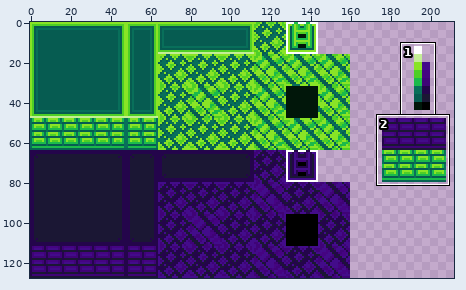
Two versions of one sprite sheet, GMTK Game Jam 2021/Assets/Artwork/TilesetV1.png. Above: a wide view before the commit, with the close-up outlined.
Close-up. Before the edit:
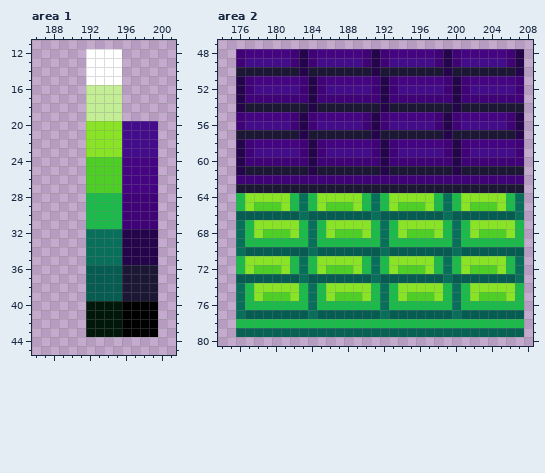
The file is 219x128 pixels. Shown: area 1: x 186..201, y 11..45; area 2: x 174..208, y 47..80. The wide view leaves out empty margins. The commit also changed other parts of the picture, which this record leaves out.
New version:
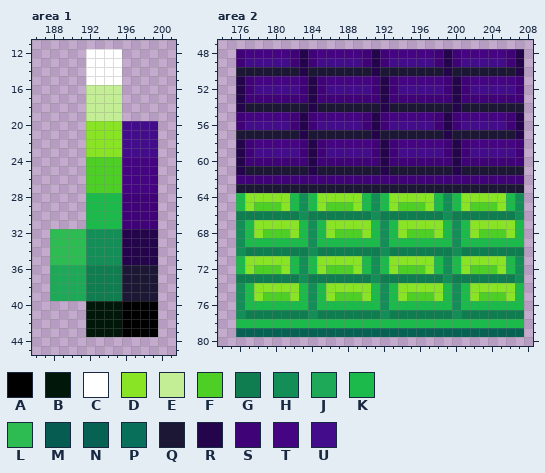
Palette (. is transparent): A #000000  B #01170a  C #ffffff  D #89e426  E #c4ee96  F #4ecf26  G #0f7d4f  H #148e57  J #1da958  K #1bba4b  L #2dbc52  M #065c51  N #076253  P #086f5a  Q #1b1734  R #24054b  S #3f0377  T #450482  U #430c8a
The exact change:
Area 1:
y 32..35: x 188..195 ....PPPP -> LLLLHHHH
y 36..39: x 188..195 ....MMMM -> JJJJGGGG
Area 2:
y 64..65: x 183 P -> H; x 191 P -> H; x 199 P -> H; x 207 P -> H
y 66: x 176..207 MMMMMMMPMMMMMMMPMMMMMMMPMMMMMMMP -> GGGGGGGHGGGGGGGHGGGGGGGHGGGGGGGH
y 67..69: x 176 P -> H; x 184 P -> H; x 192 P -> H; x 200 P -> H
y 70: x 176..207 PMMMMMMMPMMMMMMMPMMMMMMMPMMMMMMM -> HGGGGGGGHGGGGGGGHGGGGGGGHGGGGGGG
y 71..72: x 183 P -> H; x 191 P -> H; x 199 P -> H; x 207 P -> H
y 73: x 176..207 MMMMMMMPMMMMMMMPMMMMMMMPMMMMMMMP -> GGGGGGGHGGGGGGGHGGGGGGGHGGGGGGGH
y 74..76: x 176 P -> H; x 184 P -> H; x 192 P -> H; x 200 P -> H
y 77: x 176..207 PMMMMMMMPMMMMMMMPMMMMMMMPMMMMMMM -> HGGGGGGGHGGGGGGGHGGGGGGGHGGGGGGG
Where, in picture pixels (left, top, right, bottom), the same in both close-ups:
changed: (50, 229, 122, 301)
changed: (236, 193, 524, 319)
